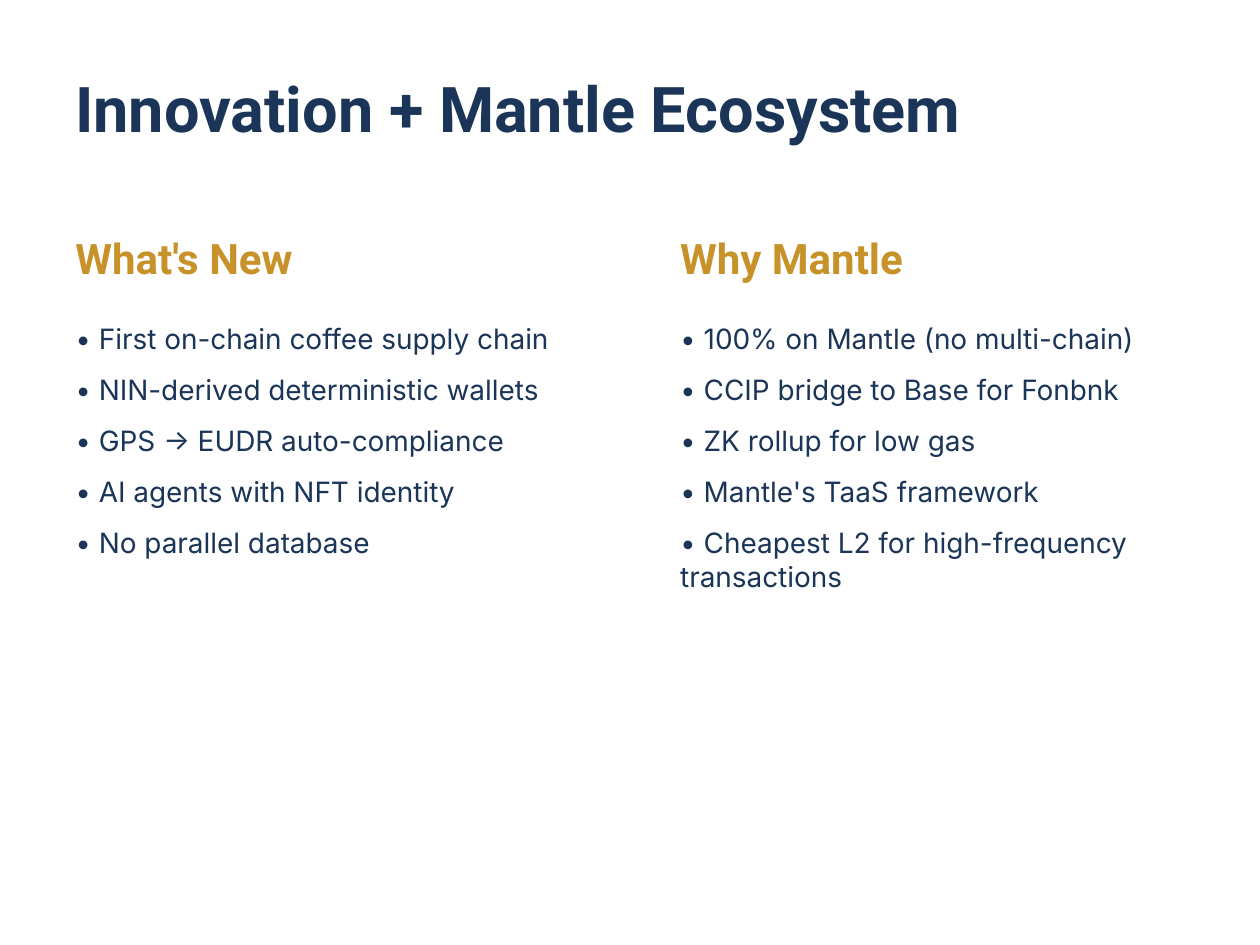
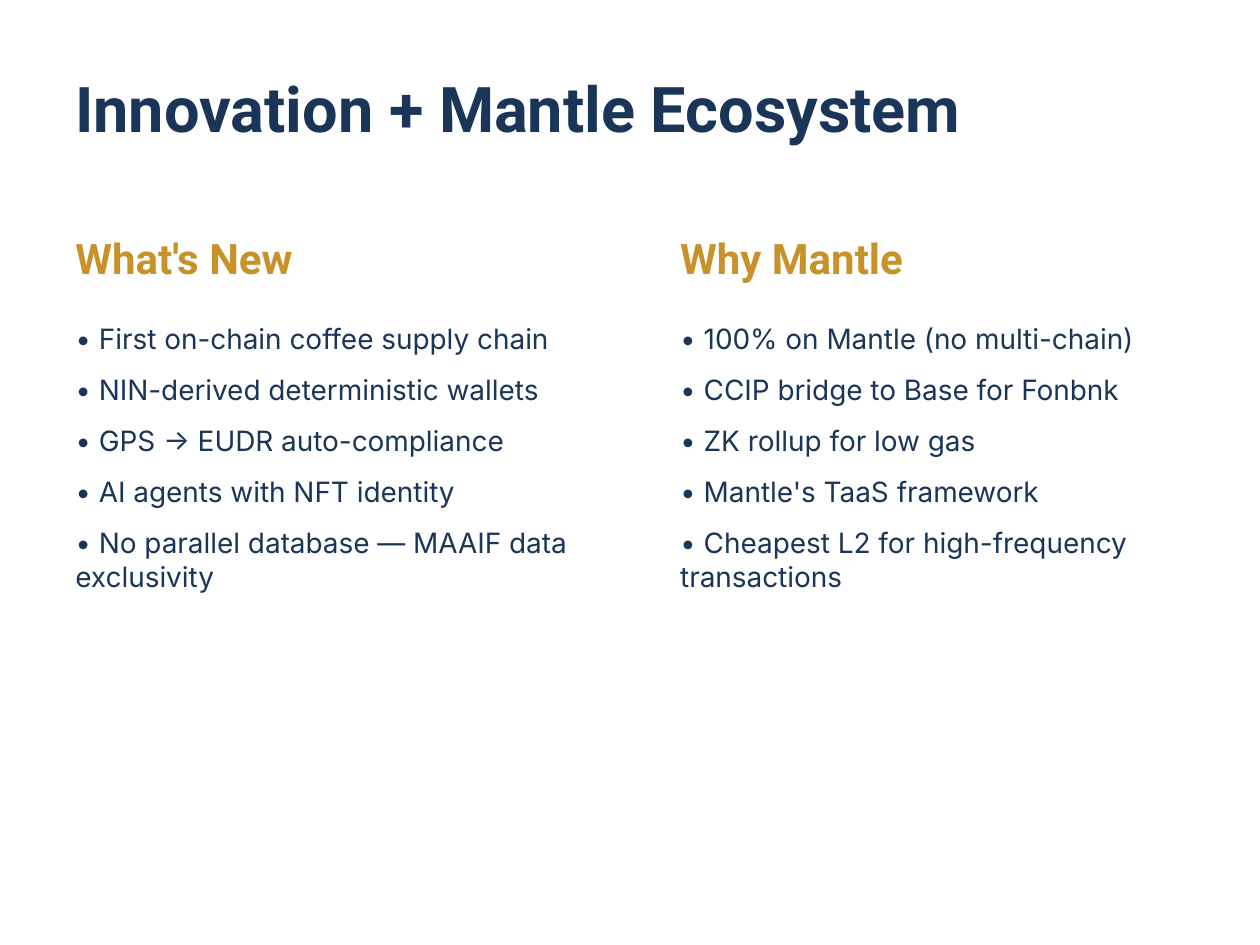
Before and after one commit to AsiliChain/protocol, a slide deck: slide 7 of pitch-deck.pptx. Drawn at 1260x945 pixels with LibreOffice and Linux fonts; fonts in the diff are those of the drawing. Boxes give left, top, right and bottom in pixels: in the first picture for what was removed or moved away, otherwise in the second. Text is boxed around its words. In the diff, an @@ line names an element or a change of style, - is before the commit and + after.

```diff
--- a/pitch-deck.pptx
+++ b/pitch-deck.pptx
@@ text at (x1=75, y1=532, x2=567, y2=593): text changed @@
-• No parallel database
+• No parallel database — MAAIF data exclusivity
```
Also in this commit, not shown: 1 other slide changed, 19 other files.
